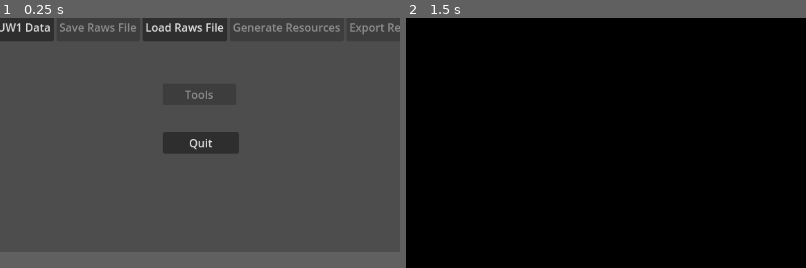
Above: before the commit, frames 1-2 (left to right).
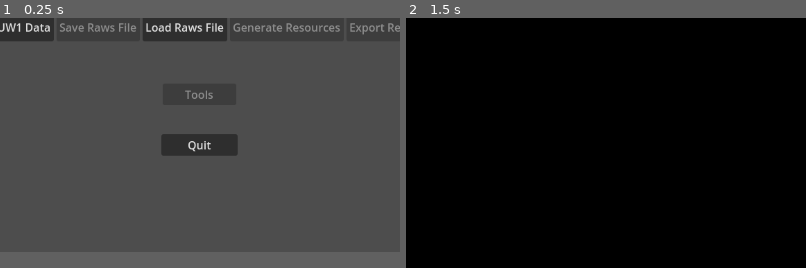
Above: after the commit, the same moments.

Repository: jastadj/uwgodot3
Game: Godot game, scene res://scenes/startup/startup.tscn
The game is run twice, just before and just after one commit, with the same random seed, the same clock (stepped at 60 frames per second) and the same inputs.
Inputs (mouse positions are % of the whole screen's width and height, from its top left):
- Up to frame 1 (0.25 s): no input
- Up to frame 2 (1.5 s): click "Load Raws, Generate Resources…" at 0.5 s; tap Enter at 1.25 s; move the mouse to (72, 40) at 1.27 s; hold D from 1.28 s (still down); hold E from 1.28 s (still down); click (72, 40) at 1.42 s
The pictures show only the part of the screen within x 25-75%, y 43-93%; the shares and areas given below are measured in that part.

The runs differ from the first frame. In frame 1, 0.5% of the frame differs, in the area x 40-60%, y 45-55%; in frame 2, nothing differs.
Error in both runs: Invalid access to property or key 'palettes' on a base object of type 'Dictionary'. (res://system/system.gd:69)

Commit message:
offset tiles in y by level len, walls against diag walls

Diff:
--- a/level_cell/level_cell.gd
+++ b/level_cell/level_cell.gd
@@ -234,6 +234,7 @@
 		var neighbor_cell = null
 		var neighbor_tr_height:float = 0.0
 		var neighbor_tl_height:float = 0.0
+		var wall_to_ceil:bool = false
 
 		# select neighbor cell and rotation
 		if i == 0:
@@ -258,9 +259,15 @@
 
 		# north wall
 		if i == 0:
+
+			# diagonal wall check
 			if type == System.TILE_TYPES.DIAG_OPEN_SE or type == System.TILE_TYPES.DIAG_OPEN_SW:
 				continue
-			elif type == System.TILE_TYPES.SLOPE_UP_N:
+			elif neighbor_cell.type == System.TILE_TYPES.DIAG_OPEN_NE or neighbor_cell.type == System.TILE_TYPES.DIAG_OPEN_NW:
+				wall_to_ceil = true
+
+			# slope check
+			if type == System.TILE_TYPES.SLOPE_UP_N:
 				if height + 8 >= neighbor_cell.height:
 					continue
 				br_height = 0.25
@@ -272,9 +279,15 @@
 
 		# east wall
 		elif i == 1:
+
+			# diagonal wall check
 			if type == System.TILE_TYPES.DIAG_OPEN_SW or type == System.TILE_TYPES.DIAG_OPEN_NW:
 				continue
-			elif type == System.TILE_TYPES.SLOPE_UP_E:
+			elif neighbor_cell.type == System.TILE_TYPES.DIAG_OPEN_SE or neighbor_cell.type == System.TILE_TYPES.DIAG_OPEN_NE:
+				wall_to_ceil = true
+
+			# slope check
+			if type == System.TILE_TYPES.SLOPE_UP_E:
 				if height + 8 >= neighbor_cell.height:
 					continue
 				br_height = 0.25
@@ -286,9 +299,15 @@
 
 		# south wall
 		elif i == 2:
+
+			# diagonal wall check
 			if type == System.TILE_TYPES.DIAG_OPEN_NE or type == System.TILE_TYPES.DIAG_OPEN_NW:
 				continue
-			elif type == System.TILE_TYPES.SLOPE_UP_S:
+			elif neighbor_cell.type == System.TILE_TYPES.DIAG_OPEN_SE or neighbor_cell.type == System.TILE_TYPES.DIAG_OPEN_SW:
+				wall_to_ceil = true
+
+			# slope check
+			if type == System.TILE_TYPES.SLOPE_UP_S:
 				if height + 8 >= neighbor_cell.height:
 					continue
 				br_height = 0.25
@@ -300,9 +319,15 @@
 
 		# west wall
 		elif i == 3:
+
+			# diagonal wall check
 			if type == System.TILE_TYPES.DIAG_OPEN_SE or type == System.TILE_TYPES.DIAG_OPEN_NE:
 				continue
-			elif type == System.TILE_TYPES.SLOPE_UP_W:
+			elif neighbor_cell.type == System.TILE_TYPES.DIAG_OPEN_SW or neighbor_cell.type == System.TILE_TYPES.DIAG_OPEN_NW:
+				wall_to_ceil = true
+
+			# slope check
+			if type == System.TILE_TYPES.SLOPE_UP_W:
 				if height + 8 >= neighbor_cell.height:
 					continue
 				br_height = 0.25
@@ -316,7 +341,12 @@
 		###########
 		# TOP EDGES
 
+		# if neighbor is solid, wall goes to ceiling
 		if neighbor_cell.type == System.TILE_TYPES.SOLID:
+			wall_to_ceil = true
+
+		# if wall goes to ceiling, set the top edge to the ceiling
+		if wall_to_ceil:
 			# if neighbor is solid, bring the top edges to the max height of the map
 			tl_height = float( (System.MAX_HEIGHT - height) / 8) / 4.0
 			tr_height = tl_height
--- a/scenes/game/game.gd
+++ b/scenes/game/game.gd
@@ -33,6 +33,9 @@
 	# load level
 	level.load_level(System.cur_data["raws"]["levels"][0])
 
+func _exit_tree():
+	Input.set_mouse_mode(Input.MOUSE_MODE_VISIBLE)
+
 func _input(event):
 
 	if event is InputEventKey:
@@ -48,6 +51,8 @@
 					viewport_container.position = render_window_rect.position
 					subviewport.size = Vector2i(render_window_rect.size)
 					ui.visible = true
+		elif event.keycode == KEY_ESCAPE:
+			get_tree().change_scene_to_file("res://scenes/startup/startup.tscn")
 
 func update_window():
 	get_viewport().get_window().size = Vector2(WINDOW_WIDTH*window_scale, WINDOW_HEIGHT*window_scale)
--- a/scenes/game/level/level.gd
+++ b/scenes/game/level/level.gd
@@ -24,10 +24,10 @@
 
 	clear_level()
 
-	print(level.keys())
-	print(level["textures"].keys())
-	print(level["textures"]["ceiling"])
-	print(level["tiles"][2])
+	#print(level.keys())
+	#print(level["textures"].keys())
+	#print(level["textures"]["ceiling"])
+	#print(level["tiles"][2])
 
 	# ceiling texture index
 	var ceiling_texture_index = level["textures"]["ceiling"]
@@ -43,7 +43,7 @@
 
 			new_nodex.name = str("x_",x)
 			new_nodey.add_child(new_nodex)
-			new_nodex.position = Vector3(x*System.TILE_SIZE, 0, y*System.TILE_SIZE)
+			new_nodex.position = Vector3(x*System.TILE_SIZE, 0, (y-level["length"])*System.TILE_SIZE)
 
 			# get references to adjacent cells
 			if(x != 0):
--- a/scenes/startup/startup.tscn
+++ b/scenes/startup/startup.tscn
@@ -121,11 +121,18 @@
 text = "Load Raws, Generate Resources,  and Play"
 
 [node name="button_quit" type="Button" parent="CanvasLayer/ui"]
-layout_mode = 0
-offset_left = 523.0
-offset_top = 475.0
-offset_right = 633.0
-offset_bottom = 506.0
+layout_mode = 1
+anchors_preset = 8
+anchor_left = 0.5
+anchor_top = 0.5
+anchor_right = 0.5
+anchor_bottom = 0.5
+offset_left = -55.0
+offset_top = 153.5
+offset_right = 55.0
+offset_bottom = 184.5
+grow_horizontal = 2
+grow_vertical = 2
 text = "Quit"
 
 [connection signal="pressed" from="CanvasLayer/ui/HBoxContainer/button_import" to="." method="_on_button_import_pressed"]
